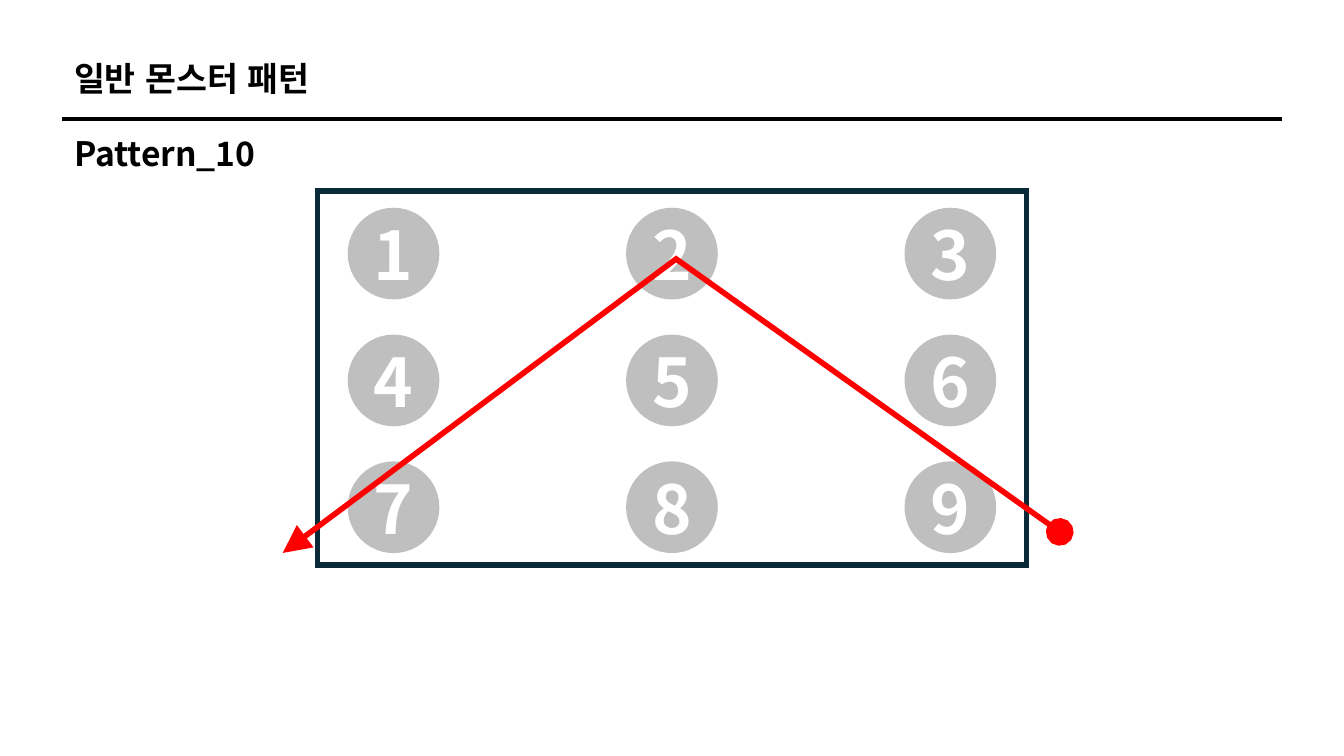
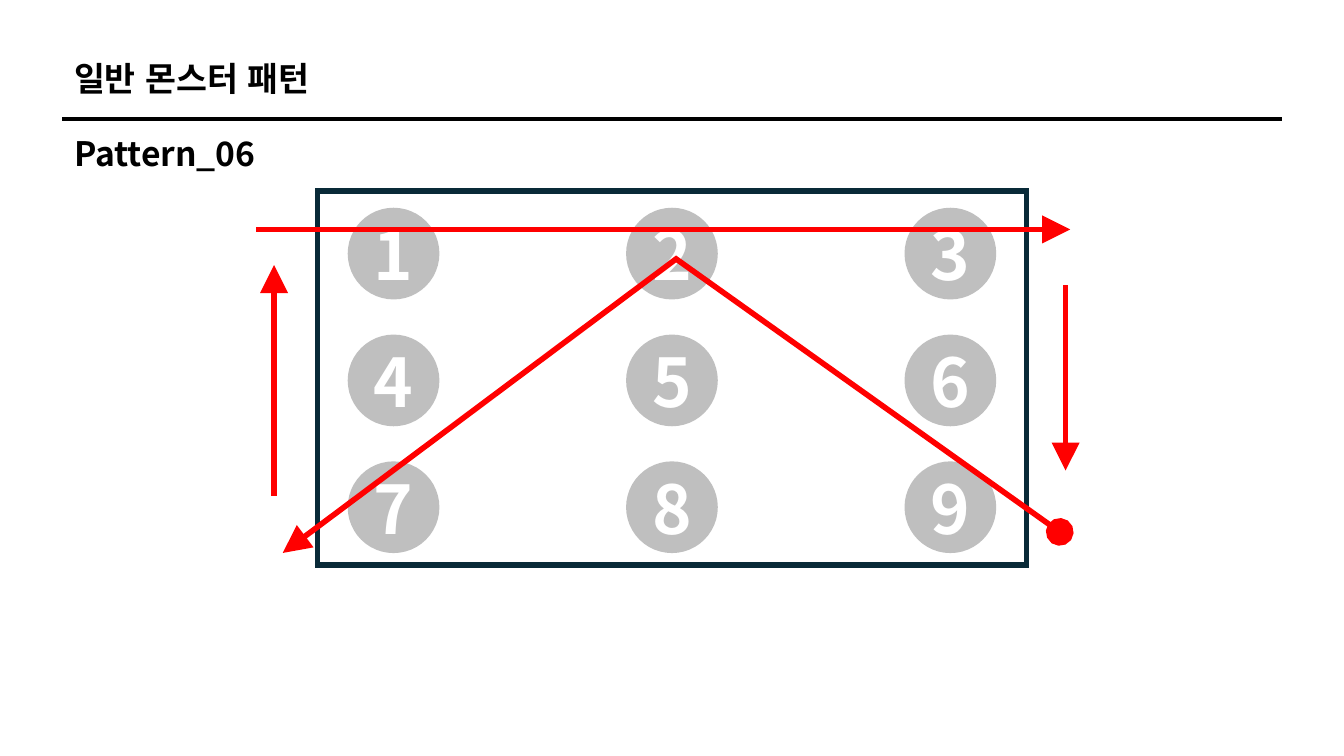
Before and after one commit to ikarijaeyoung/Project_SkyPower, a slide deck: slide 55 of Project_Design/백승헌/전투기획.pptx (slide 59 before the commit). Drawn at 1344x756 pixels with LibreOffice and Linux fonts; fonts in the diff are those of the drawing. Boxes give left, top, right and bottom in pixels: in the first picture for what was removed or moved away, otherwise in the second. Text is boxed around its words. In the diff, an @@ line names an element or a change of style, - is before the commit and + after.

```diff
--- a/Project_Design/백승헌/전투기획.pptx
+++ b/Project_Design/백승헌/전투기획.pptx
@@ text at [74, 141, 256, 172]: text changed @@
-Pattern_10
+Pattern_06
@@ freeform shape added at [256, 230, 1071, 239], outline #FF0000 4 pt @@
@@ arrow added from (274, 496) to (274, 265), #FF0000 4 pt @@
@@ arrow added from (1066, 285) to (1066, 471), #FF0000 4 pt @@
```
Also in this commit, not shown: 9 other slides changed, 6 slides removed.
